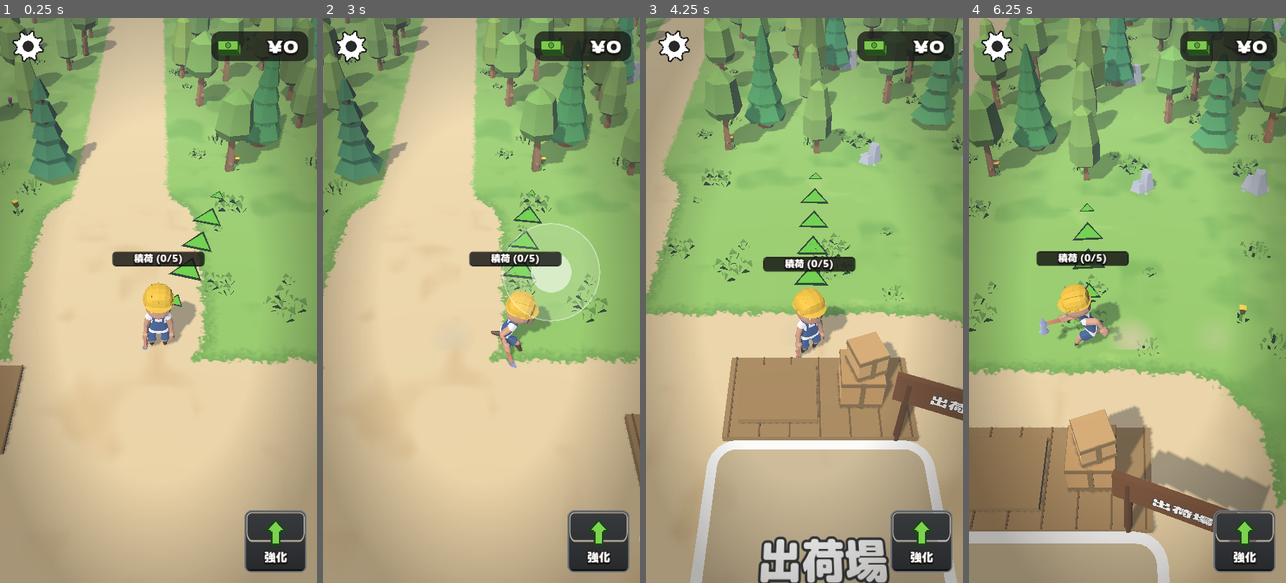
Above: before the commit, frames 1-4 (left to right).
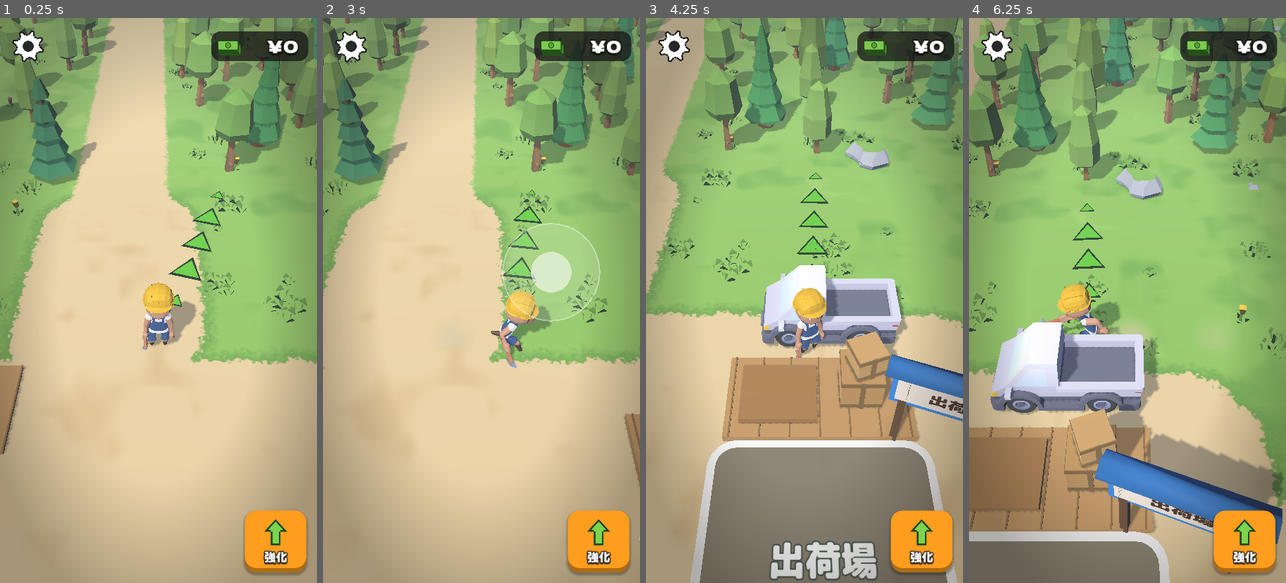
Above: after the commit, the same moments.

Repository: seoooma/tree-miner
Game: Godot game, scene res://scenes/main.tscn
Two runs of this game, one before a commit and one after it. Both use one fixed random seed, a clock stepped at 60 frames per second and the inputs below.
Inputs (mouse positions are in pixels of both pictures, inside the frame that each line leads up to):
- Up to frame 1 (0.25 s): no input
- Up to frame 2 (3 s): click (351, 46) at 0.52 s; click (598, 543) at 1.27 s; click (611, 238) at 2.02 s; tap Enter at 2.75 s; move the mouse to (551, 272) at 2.77 s; hold D from 2.78 s (still down); tap E at 2.85 s; click (551, 272) at 2.92 s
- Up to frame 3 (4.25 s): release D at 3.5 s; drag from (741, 328) to (788, 413) at 3.52 s
- Up to frame 4 (6.25 s): move the mouse to (1159, 176) at 4.27 s; hold D 4.28-5 s; tap E at 4.35, 5.85 s; drag from (1111, 413) to (1032, 215) at 5.02 s; move the mouse to (1222, 385) at 5.77 s; hold A from 5.78 s (still down)

The runs differ from the first frame. In frame 1, 2.8% of the frame differs, in the area x 2-98%, y 41-99%; in frame 2, 2.9%; in frame 3, 28%, in the area x 16-100%, y 3-100%; in frame 4, 23%.

Commit message:
施設・受け渡し場所・ボタンを統一した画風にする（段階2・3）
- 製材所を赤い本体と黄色のカバーの製材機に、看板を施設ごとの色の明るい看板にする
- 出荷場の奥にトラックを停め、板の色を明るい木肌に
- 岩を Kenney Nature Kit の草の載った岩に（使わなくなった Survival Kit の岩を削除）
- 受け渡し場所を、施設ごとの色の角丸プレート＋白い枠に
- 強化・乗る・缶を捨てるボタンを色付きの立体ボタンに
- 積荷バーは何か持っているときだけ出し、小さくする
- 拠点の手前の飾りの森を少し奥へ

Co-Authored-By: Claude Opus 5.5 <noreply@anthropic.com>
Claude-Session: https://claude.ai/code/session_01PjCfv6vfc1fqhkGSYj9hnj

Diff:
--- a/scripts/ui/hud.gd
+++ b/scripts/ui/hud.gd
@@ -76,6 +76,7 @@
 var _carry_root: Control
 var _carry_bar: UiKit.Bar
 var _carry_text: Label
+var _carry_count := 0
 var _machine_bars: Dictionary = {}  # Machine -> {root, fuel, cargo, warn}
 var _edge: Control
 var _edge_icon: TextureRect
@@ -211,7 +212,7 @@
 # ================================================================ 下部のタイルボタン
 
 func _build_bottom_tiles() -> void:
-	_board_button = UiKit.tile_button("icon_truck", "乗る")
+	_board_button = UiKit.tile_button("icon_truck", "乗る", Vector2(140, 140), Color("#3b8fe0"))
 	_board_button.set_anchors_preset(Control.PRESET_BOTTOM_LEFT)
 	_board_button.offset_left = 24
 	_board_button.offset_top = -164
@@ -222,7 +223,7 @@
 	_root.add_child(_board_button)
 
 	# 燃料缶を捨てる（徒歩で缶を持っているときだけ出る）
-	_discard_button = UiKit.tile_button("icon_fuel", "缶を捨てる")
+	_discard_button = UiKit.tile_button("icon_fuel", "缶を捨てる", Vector2(140, 140), Color("#e8573a"))
 	_discard_button.set_anchors_preset(Control.PRESET_BOTTOM_LEFT)
 	_discard_button.offset_left = 24
 	_discard_button.offset_top = -324
@@ -749,13 +750,13 @@
 	# プレイヤー頭上の積荷バー「積荷 (5/19)」。満杯で赤くなり「最大」
 	_carry_root = Control.new()
 	_carry_root.mouse_filter = Control.MOUSE_FILTER_IGNORE
-	_carry_root.size = Vector2(210, 34)
+	_carry_root.size = Vector2(160, 28)
 	_root.add_child(_carry_root)
-	_carry_bar = UiKit.Bar.new(Color("#F2C230"), Vector2(210, 34))
+	_carry_bar = UiKit.Bar.new(Color("#F2C230"), Vector2(160, 28))
 	_carry_root.add_child(_carry_bar)
-	_carry_text = UiKit.label("", 22, false, Color.WHITE, 8)
+	_carry_text = UiKit.label("", 19, false, Color.WHITE, 7)
 	_carry_text.position = Vector2.ZERO
-	_carry_text.size = Vector2(210, 34)
+	_carry_text.size = Vector2(160, 28)
 	_carry_text.horizontal_alignment = HORIZONTAL_ALIGNMENT_CENTER
 	_carry_text.vertical_alignment = VERTICAL_ALIGNMENT_CENTER
 	_carry_root.add_child(_carry_text)
@@ -786,6 +787,7 @@
 
 
 func _on_carry_changed(count: int, cap: int) -> void:
+	_carry_count = count
 	_carry_bar.fill = float(count) / maxf(1.0, float(cap))
 	var full := count >= cap
 	_carry_bar.color = Color("#E04040") if full else Color("#F2C230")
@@ -798,7 +800,8 @@
 		return
 	# 積荷バー
 	var head := player.global_position + Vector3(0, 2.35, 0)
-	_carry_root.visible = player.vehicle == null and not cam.is_position_behind(head)
+	# 何も持っていないときは出さない（地面の受け渡し場所の文字と重ならないように）
+	_carry_root.visible = player.vehicle == null and _carry_count > 0 and not cam.is_position_behind(head)
 	if _carry_root.visible:
 		_carry_root.position = (cam.unproject_position(head) - Vector2(_carry_root.size.x * 0.5, 0)).round()
 
--- a/scripts/ui/ui_kit.gd
+++ b/scripts/ui/ui_kit.gd
@@ -88,10 +88,30 @@
 
 
 ## 四角いタイル型ボタン（濃い灰色・明るい縁・内側の面取り・アイコン＋小さな縁取り文字）。押すと 3px 沈む。
-static func tile_button(icon_name: String, text: String, size := Vector2(140, 140)) -> Button:
+## 角丸の立体ボタンの下地（上面の色 color、下に厚みの濃い帯。押すと沈む）。画像を使わないのでどの大きさでもくっきり。
+static func flat_skin(b: Button, color: Color, radius := 26) -> void:
+	for state in ["normal", "hover", "disabled", "pressed", "hover_pressed"]:
+		var pressed: bool = state.contains("pressed")
+		var st := StyleBoxFlat.new()
+		st.bg_color = color
+		st.set_corner_radius_all(radius)
+		st.border_color = color.darkened(0.32)
+		st.border_width_bottom = 3 if pressed else 10
+		st.border_width_left = 0
+		st.border_width_right = 0
+		st.border_width_top = 0
+		st.expand_margin_top = -7.0 if pressed else 0.0
+		st.shadow_color = Color(0, 0, 0, 0.25)
+		st.shadow_size = 0 if pressed else 6
+		st.shadow_offset = Vector2(0, 4)
+		st.anti_aliasing = true
+		b.add_theme_stylebox_override(state, st)
+
+
+static func tile_button(icon_name: String, text: String, size := Vector2(140, 140), color := Color("#ff9d1e")) -> Button:
 	var b := Button.new()
 	b.custom_minimum_size = size
-	skin_button(b, "tile", "tile_pressed", 20, 10)
+	flat_skin(b, color)
 	b.focus_mode = Control.FOCUS_NONE
 	var box := VBoxContainer.new()
 	box.set_anchors_preset(Control.PRESET_FULL_RECT)
--- a/scripts/world/decor.gd
+++ b/scripts/world/decor.gd
@@ -2,7 +2,6 @@
 ## 地面の飾り（草・花・石・道・マップ外の森）。当たり判定は無く、MultiMesh でまとめて描画する。
 
 const NATURE := "res://assets/kenney/nature/"
-const ROCK_MODELS := ["res://assets/kenney/survival/rock-a.glb", "res://assets/kenney/survival/rock-c.glb"]
 
 
 static func build(parent: Node3D, area_ranges: Array[Vector2], width: float, base_depth: float, seed_value: int) -> void:
@@ -64,12 +63,12 @@
 			xf.append(Transform3D(Basis(Vector3.UP, rng.randf() * TAU), p))
 		_multimesh(parent, head, xf, Mats.foliage(), false)
 
-	# 石（Kenney Survival Kit の岩を2種類）
+	# 石（Kenney Nature Kit の岩。上に草が載っている。色はパレットに合わせる）
 	var rocks: Array[Mesh] = []
-	for path in ROCK_MODELS:
-		var m := _first_mesh(Fx.model(path))
-		if m:
-			rocks.append(m)
+	for n in ["rock_largeA", "rock_largeB", "rock_smallC"]:
+		rocks.append(Fx.model_merged("decor/" + n, NATURE + n + ".glb",
+			func(m: String, _b: Color) -> Color: return Color("#86c053") if m.to_lower().contains("grass") else Color("#b9bec4"),
+			Transform3D(Basis.from_scale(Vector3.ONE * 1.0), Vector3.ZERO)))
 	var rock_xf: Array = []
 	for r in rocks:
 		var arr: Array[Transform3D] = []
@@ -81,14 +80,14 @@
 			continue
 		(rock_xf[i % rocks.size()] as Array[Transform3D]).append(Transform3D(Basis(Vector3.UP, rng.randf() * TAU).scaled(Vector3.ONE * rng.randf_range(0.7, 1.5)), p))
 	for k in rocks.size():
-		_multimesh(parent, rocks[k], rock_xf[k], Mats.surface(Color("#b9bec4"), "paint", 0.9))
+		_multimesh(parent, rocks[k], rock_xf[k])
 
 	# マップの外側の森（飾り）。左右の外側には生やさず、奥と手前の帯だけ
 	var border: Dictionary = {}
 	var x2 := -half + 0.8
 	while x2 < half - 0.8:
 		for k in 3:
-			_add_border_tree(border, rng, Vector3(x2 + rng.randf_range(-0.5, 0.5), 0, base_depth + 1.2 + k * 1.8))
+			_add_border_tree(border, rng, Vector3(x2 + rng.randf_range(-0.5, 0.5), 0, base_depth + 2.6 + k * 1.8))
 			_add_border_tree(border, rng, Vector3(x2 + rng.randf_range(-0.5, 0.5), 0, far - 1.2 - k * 1.8))
 		x2 += 1.7
 	for key in border:
--- a/scripts/world/log_line.gd
+++ b/scripts/world/log_line.gd
@@ -290,7 +290,7 @@
 	_visual.add_child(_yard_zone)
 	_yard_station = Station.new()
 	add_child(_yard_station)
-	var signboard := Props.signboard("川流し 集積所")
+	var signboard := Props.signboard("川流し 集積所", Color("#2bb0c2"))
 	signboard.position = Vector3(x - 1.6, 0, near_z + 3.2)
 	signboard.rotation_degrees.y = 30.0
 	signboard.scale = Vector3.ONE * 0.9
--- a/scripts/world/props.gd
+++ b/scripts/world/props.gd
@@ -67,19 +67,25 @@
 	return root
 
 
-## 2本の柱で立つ看板。文字は Label3D（ビルボードではなく板に貼る）。
-static func signboard(text: String, color := Color("#7a4a2a")) -> Node3D:
+## 2本の柱で立つ看板。明るいクリーム色の板を施設ごとの色（accent）で縁取り、上に同じ色の屋根を載せる。
+## 文字は Label3D（ビルボードではなく板に貼る）。
+static func signboard(text: String, accent := Color("#e8643a")) -> Node3D:
 	var root := Node3D.new()
-	for x in [-0.7, 0.7]:
-		root.add_child(Fx.cylinder(0.06, 1.6, color.darkened(0.2), Vector3(x, 0.8, 0), -1.0, 6, false, "wood"))
-	root.add_child(Fx.box(Vector3(1.8, 0.6, 0.08), color, Vector3(0, 1.45, 0), "wood"))
+	var post := Color("#6b4a32")
+	for x in [-0.75, 0.75]:
+		root.add_child(Fx.box(Vector3(0.12, 1.7, 0.12), post, Vector3(x, 0.85, 0), "wood"))
+	root.add_child(Fx.box(Vector3(1.9, 0.68, 0.1), accent, Vector3(0, 1.48, 0)))
+	root.add_child(Fx.box(Vector3(1.74, 0.52, 0.12), Color("#fff4dc"), Vector3(0, 1.48, 0)))
+	var cap := Props.gable_roof(2.1, 0.34, 0.18, accent.darkened(0.15))
+	cap.position = Vector3(0, 1.82, 0)
+	root.add_child(cap)
 	var label := Label3D.new()
 	label.text = text
 	label.font_size = 64
-	label.pixel_size = 0.004
-	label.outline_size = 8
-	label.outline_modulate = Color(0.15, 0.08, 0.03)
-	label.position = Vector3(0, 1.45, 0.05)
+	label.pixel_size = 0.0042
+	label.modulate = Color("#4a2f1a")
+	label.outline_size = 0
+	label.position = Vector3(0, 1.47, 0.065)
 	root.add_child(label)
 	return root
 
--- a/scripts/world/sawmill.gd
+++ b/scripts/world/sawmill.gd
@@ -139,31 +139,37 @@
 ## 強化画面のサムネイルでも使う。回転するノコギリを返す。
 static func build_bench(root: Node3D) -> MeshInstance3D:
 	# 作業列の下の板敷きの床（出荷場の桟橋と同じ色）
-	root.add_child(Fx.box(Vector3(7.0, DECK_Y, 1.7), Color("#a8834f"), Vector3(0, DECK_Y * 0.5, ROW_Z), "wood"))
+	root.add_child(Fx.box(Vector3(7.0, DECK_Y, 1.7), Color("#c99a5e"), Vector3(0, DECK_Y * 0.5, ROW_Z), "wood"))
 	for i in 15:
-		root.add_child(Fx.box(Vector3(0.03, 0.02, 1.7), Color("#7a5a33"), Vector3(-3.5 + i * 0.5, DECK_Y + 0.005, ROW_Z)))
-	# 製材台（脚付きの台と、台を貫く丸ノコ）
+		root.add_child(Fx.box(Vector3(0.03, 0.02, 1.7), Color("#9a7040"), Vector3(-3.5 + i * 0.5, DECK_Y + 0.005, ROW_Z)))
+	# 製材機: 赤い本体の上に鋼の台、台を貫く丸ノコと黄色のカバー。両端に丸太を送るローラー
 	var bench := Node3D.new()
 	bench.position = BENCH_OFFSET + Vector3(0, DECK_Y, 0)
 	root.add_child(bench)
-	bench.add_child(Fx.box(Vector3(2.3, 0.12, 0.8), Color("#7a4a2a"), Vector3(0, 0.66, 0), "wood"))
-	bench.add_child(Fx.box(Vector3(2.3, 0.06, 0.06), Color("#5a3820"), Vector3(0, 0.75, -0.37), "wood"))
-	bench.add_child(Fx.box(Vector3(2.3, 0.06, 0.06), Color("#5a3820"), Vector3(0, 0.75, 0.37), "wood"))
-	for x in [-1.0, 1.0]:
-		for z in [-0.32, 0.32]:
-			bench.add_child(Fx.box(Vector3(0.1, 0.6, 0.1), Color("#5a3820"), Vector3(x, 0.3, z), "wood"))
-	# モーターの箱
-	bench.add_child(Fx.box(Vector3(0.5, 0.42, 0.5), Color("#3d4247"), Vector3(0, 0.3, 0), "metal"))
-	var blade := Fx.cylinder(0.32, 0.04, Color("#c9ced3"), Vector3(0, 0.72, 0), -1.0, 16, false, "metal")
+	var body := Color("#e8573a")
+	bench.add_child(Fx.box(Vector3(1.5, 0.62, 0.86), body, Vector3(0, 0.31, 0), "metal"))
+	bench.add_child(Fx.box(Vector3(1.56, 0.08, 0.92), body.darkened(0.25), Vector3(0, 0.04, 0), "metal"))
+	bench.add_child(Fx.box(Vector3(2.4, 0.1, 0.9), Color("#cfd6de"), Vector3(0, 0.67, 0), "metal"))
+	for x in [-1.05, 1.05]:
+		bench.add_child(Fx.box(Vector3(0.12, 0.62, 0.12), Color("#59616b"), Vector3(x, 0.31, 0), "metal"))
+		var roller := Fx.cylinder(0.07, 0.8, Color("#59616b"), Vector3(x, 0.76, 0), -1.0, 10, false, "metal")
+		roller.rotation_degrees.x = 90.0
+		bench.add_child(roller)
+	var blade := Fx.cylinder(0.36, 0.04, Color("#e6eaee"), Vector3(0, 0.74, 0), -1.0, 20, false, "metal")
 	blade.rotation_degrees.z = 90.0
 	blade.rotation_degrees.y = 90.0
 	bench.add_child(blade)
 	# ノコギリの上のカバー（黄色）と、奥から支える柱
-	bench.add_child(Fx.box(Vector3(0.78, 0.12, 0.14), Color("#e0b52a"), Vector3(0, 1.1, 0), "metal"))
-	bench.add_child(Fx.box(Vector3(0.08, 0.5, 0.08), Color("#e0b52a"), Vector3(0, 0.95, -0.36), "metal"))
-	bench.add_child(Fx.box(Vector3(0.08, 0.08, 0.36), Color("#e0b52a"), Vector3(0, 1.16, -0.2), "metal"))
+	var hood := Color("#ffc23d")
+	bench.add_child(Fx.box(Vector3(0.84, 0.16, 0.2), hood, Vector3(0, 1.12, 0), "metal"))
+	bench.add_child(Fx.box(Vector3(0.1, 0.5, 0.1), hood, Vector3(0, 0.96, -0.38), "metal"))
+	bench.add_child(Fx.box(Vector3(0.1, 0.1, 0.38), hood, Vector3(0, 1.17, -0.2), "metal"))
+	# 操作盤
+	bench.add_child(Fx.box(Vector3(0.3, 0.26, 0.06), Color("#3a4250"), Vector3(0.55, 0.4, 0.45), "metal"))
+	bench.add_child(Fx.box(Vector3(0.08, 0.08, 0.04), Color("#5bd15b"), Vector3(0.5, 0.42, 0.49)))
+	bench.add_child(Fx.box(Vector3(0.08, 0.08, 0.04), Color("#ff4d4d"), Vector3(0.62, 0.42, 0.49)))
 	# 看板（出荷場と同じ形）
-	var signboard := Props.signboard("製材所")
+	var signboard := Props.signboard("製材所", Color("#e8573a"))
 	signboard.position = BENCH_OFFSET + Vector3(0, 0, -1.2)
 	root.add_child(signboard)
 	return blade
@@ -305,7 +311,8 @@
 
 static func _plank_mesh(tree_id: String) -> MeshInstance3D:
 	var def := GameData.tree_def(tree_id)
-	var color := Color(def.get("trunk_color", "#a77a4f")).lightened(0.45)
+	# 板は木の種類の色を明るい黄みの木肌に寄せる（青みの環境光でくすまないように）
+	var color := Color(def.get("trunk_color", "#a77a4f")).lerp(Color("#f6cf8e"), 0.7)
 	return Fx.box(Vector3(0.9, 0.16, 0.3), color, Vector3.ZERO, "wood")
 
 
--- a/scripts/world/ship_dock.gd
+++ b/scripts/world/ship_dock.gd
@@ -25,10 +25,16 @@
 	_zone = Zone.new(Vector2.ONE * PAD_RADIUS * 2.0, Color(0.5, 0.85, 0.55, 0.16))
 	add_child(_zone)
 	# 木の桟橋風の床と、出荷待ちの荷物
-	add_child(Fx.box(Vector3(3.2, 0.14, 1.6), Color("#a8834f"), Vector3(0, 0.07, -2.6)))
+	add_child(Fx.box(Vector3(3.2, 0.14, 1.6), Color("#c99a5e"), Vector3(0, 0.07, -2.6), "wood"))
 	for i in 7:
-		add_child(Fx.box(Vector3(0.03, 0.02, 1.6), Color("#7a5a33"), Vector3(-1.5 + i * 0.5, 0.15, -2.6)))
-	add_child(Fx.box(Vector3(1.3, 0.12, 1.1), Color("#a8834f"), Vector3(-0.7, 0.2, -2.6), "wood"))
+		add_child(Fx.box(Vector3(0.03, 0.02, 1.6), Color("#9a7040"), Vector3(-1.5 + i * 0.5, 0.15, -2.6)))
+	add_child(Fx.box(Vector3(1.3, 0.12, 1.1), Color("#b07f48"), Vector3(-0.7, 0.2, -2.6), "wood"))
+	# 桟橋の奥に、板を運び出すトラックを停めておく（見た目だけ）
+	var truck := Fx.model("res://assets/kenney/car/truck-flat.glb")
+	truck.scale = Vector3.ONE * 0.95
+	truck.position = Vector3(0.2, 0, -4.3)
+	truck.rotation_degrees.y = -90.0
+	add_child(truck)
 	_stock_pile = Node3D.new()
 	_stock_pile.position = Vector3(-0.7, 0.26, -2.6)
 	add_child(_stock_pile)
@@ -39,7 +45,7 @@
 	c2.position = Vector3(0.75, 0.84, -2.7)
 	c2.rotation_degrees.y = 20.0
 	add_child(c2)
-	var signboard := Props.signboard("出荷場")
+	var signboard := Props.signboard("出荷場", Color("#3b8fe0"))
 	signboard.position = Vector3(1.9, 0, -1.6)
 	signboard.rotation_degrees.y = -20.0
 	add_child(signboard)
--- a/scripts/world/zone.gd
+++ b/scripts/world/zone.gd
@@ -1,12 +1,12 @@
 class_name Zone
 extends Node3D
-## 地面に描く受け渡し場所の印（白く太い角丸の枠＋中の文字＋下の小さな文字）。
+## 地面に描く受け渡し場所の印（施設ごとの色の角丸プレート＋白い枠＋中の文字＋下の小さな文字）。
 ## 例: 「積み込み」「製材中」と、その下に「積載量: 3」。見た目だけで、判定は各 Station の半径で行う。
 
 const OUTLINE := Color(1, 1, 1, 0.95)
 const TEXT_OUTLINE := Color(0.08, 0.06, 0.04, 1.0)
-const TITLE_PX := 0.0062
-const SUB_PX := 0.0046
+const TITLE_PX := 0.0052
+const SUB_PX := 0.0042
 
 var size := Vector2(3.0, 3.0)
 var fill := Color(1, 1, 1, 0.12)
@@ -24,17 +24,18 @@
 func _ready() -> void:
 	_fill_mi = MeshInstance3D.new()
 	_fill_mi.mesh = _rounded_rect_mesh(size, 0.45, 0.0)
-	_fill_mi.material_override = Mats.ground_paint(fill)
+	_fill_mi.material_override = Mats.ground_paint(_plate(fill))
 	_fill_mi.position.y = 0.025
 	_fill_mi.cast_shadow = GeometryInstance3D.SHADOW_CASTING_SETTING_OFF
 	add_child(_fill_mi)
 	var ring := MeshInstance3D.new()
-	ring.mesh = _rounded_rect_mesh(size, 0.45, 0.16)
+	ring.mesh = _rounded_rect_mesh(size, 0.45, 0.13)
 	ring.material_override = Mats.ground_paint(OUTLINE)
 	ring.position.y = 0.03
 	ring.cast_shadow = GeometryInstance3D.SHADOW_CASTING_SETTING_OFF
 	add_child(ring)
 	_title = _flat_label(Vector3(0, 0.05, 0), 96, TITLE_PX)
+	_title.outline_modulate = Color(fill.r, fill.g, fill.b).darkened(0.6)
 	add_child(_title)
 	_sub = _flat_label(Vector3(0, 0.05, size.y * 0.5 + 0.42), 72, SUB_PX)
 	add_child(_sub)
@@ -54,7 +55,12 @@
 
 func set_fill(color: Color) -> void:
 	if _fill_mi:
-		_fill_mi.material_override = Mats.ground_paint(color)
+		_fill_mi.material_override = Mats.ground_paint(_plate(color))
+
+
+## 呼び出し側の薄い塗り色を、はっきり色のわかるプレートの色にする（色は同じで、濃さだけ上げる）。
+static func _plate(c: Color) -> Color:
+	return Color(c.r, c.g, c.b, clampf(c.a * 3.2, 0.3, 0.62))
 
 
 static func _fit(text: String, font_size: int, px: float, max_width: float) -> float:
@@ -75,7 +81,7 @@
 	l.rotation_degrees.x = -90.0
 	l.font_size = font_size
 	l.pixel_size = px
-	l.outline_size = 22
+	l.outline_size = 16
 	l.outline_modulate = TEXT_OUTLINE
 	l.modulate = Color.WHITE
 	l.double_sided = false
Binary file removed: assets/kenney/survival/rock-a.glb
Not shown, removed: assets/kenney/survival/rock-a.glb.import
Binary file removed: assets/kenney/survival/rock-c.glb
Not shown, removed: assets/kenney/survival/rock-c.glb.import
Not shown, changed: CREDITS.md
